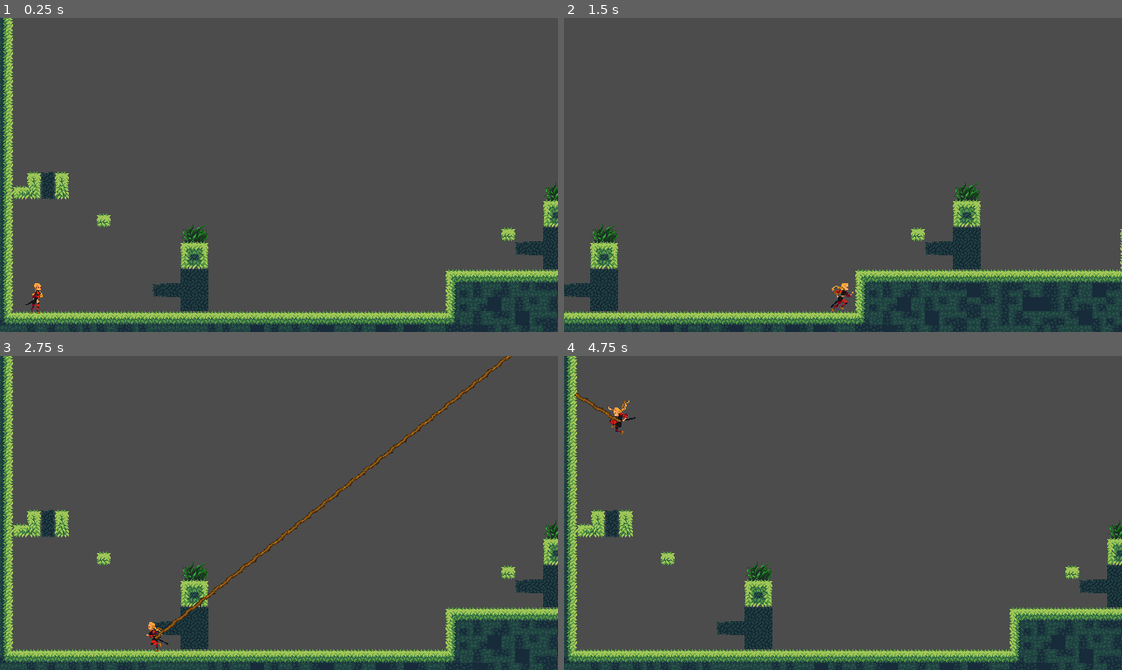
Above: before the commit, frames 1-4 (two rows, left to right).
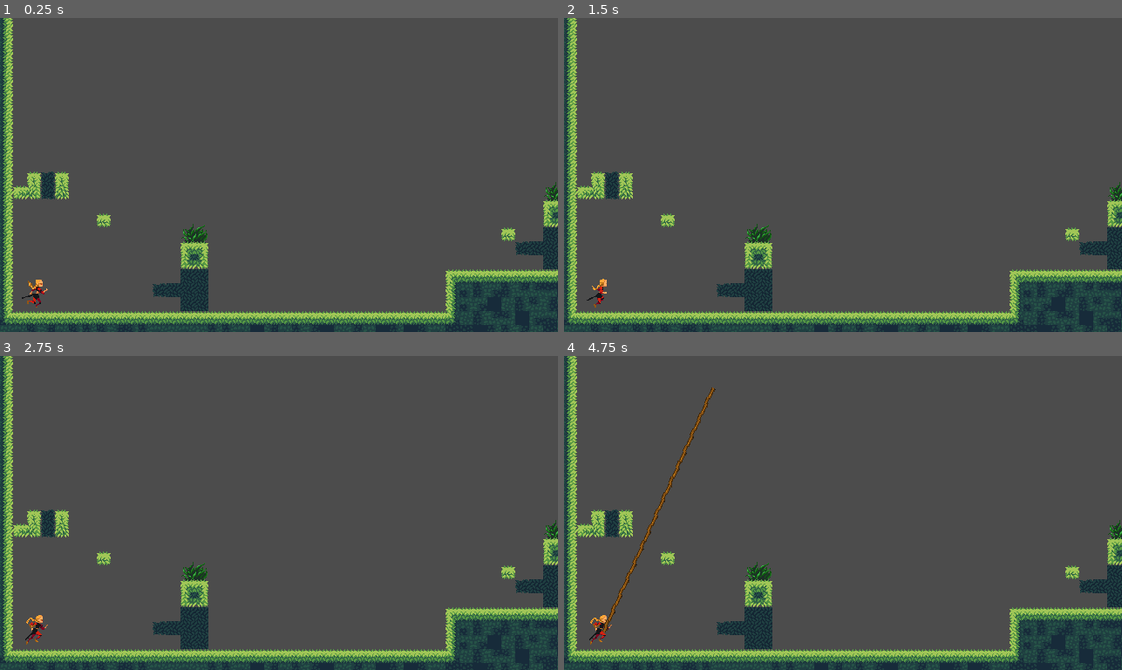
Above: after the commit, the same moments.

Repository: doofmars/root-girl
Game: Godot game, scene res://src/level/Basketball.tscn
The game is run twice, just before and just after one commit, with the same random seed, the same clock (stepped at 60 frames per second) and the same inputs. This scene is started directly instead of the project's main scene. Sound files missing from this copy of the repository are replaced by a short silence.
Inputs (mouse positions are in pixels of both pictures, inside the frame that each line leads up to):
- Up to frame 1 (0.25 s): no input
- Up to frame 2 (1.5 s): tap Enter (ui_accept) at 0.5, 0.77 s; move the mouse to (965, 159) at 0.52 s; press the mouse at (965, 159) at 0.53 s; hold Right (move_right) from 0.53 s (still down); move the mouse to (731, 190) at 1.27 s; release the mouse at (731, 190) at 1.28 s; click (731, 190) at 1.35 s
- Up to frame 3 (2.75 s): tap Enter (ui_accept) at 1.52 s; move the mouse to (334, 443) at 2.02 s; release Right (move_right) at 2.03 s; press the mouse at (334, 443) at 2.03 s; hold Left (move_left) from 2.03 s (still down)
- Up to frame 4 (4.75 s): move the mouse to (815, 575) at 2.77 s; release Left (move_left) at 2.78 s; release the mouse at (815, 575) at 2.78 s; hold Right (move_right) 2.78-4.28 s; click (815, 575) at 2.85 s; tap Enter (ui_accept) at 3.02, 3.77, 4.52 s; move the mouse to (1010, 560) at 3.52 s; press the mouse at (1010, 560) at 3.53 s; move the mouse to (675, 465) at 4.27 s; release the mouse at (675, 465) at 4.28 s; hold Left (move_left) from 4.28 s (still down); click (675, 465) at 4.35 s

The runs differ from the first frame. In frame 1, 0.2% of the frame differs, in the area x 3-9%, y 83-95%; in frame 2, 15%, in the area x 0-100%, y 0-100%; in frame 3, 1.2%; in frame 4, 1.0%.
Error after the commit: Invalid set index 'update_position' (on base: 'null instance') with value of type 'bool'. (res://src/character/Girl.gd:29)

Commit message:
Add root swinging through physics engine (no control)

Diff:
--- a/project.godot
+++ b/project.godot
@@ -13,9 +13,15 @@
 "class": "Girl",
 "language": "GDScript",
 "path": "res://src/character/Girl.gd"
+}, {
+"base": "RigidBody2D",
+"class": "RootHandle",
+"language": "GDScript",
+"path": "res://src/character/RootHandle.gd"
 } ]
 _global_script_class_icons={
-"Girl": ""
+"Girl": "",
+"RootHandle": ""
 }
 
 [application]
--- a/src/character/Girl.gd
+++ b/src/character/Girl.gd
@@ -13,14 +13,21 @@
 var facingRight = true
 
 var attached_to_swing = false
-var swing_target := Vector2(0,0)
 
 onready var gravity = ProjectSettings.get_setting("physics/2d/default_gravity")
+onready var root_handle: RootHandle = get_tree().root.find_node("RootHandle", true, false)
+onready var root_anchor: StaticBody2D = get_tree().root.find_node("RootAnchor", true, false)
+onready var root_joint: PinJoint2D = get_tree().root.find_node("RootJoint", true, false)
 
 func _ready():
 	set_meta('type', 'girl')
 
 func _physics_process(delta):
+	if attached_to_swing and Input.is_action_just_pressed("move_up"):
+		velocity.y = -JUMP_SPEED
+		get_node("RootSwing").detach_root()
+	root_handle.update_position = not attached_to_swing
+	root_handle.desired_position = global_position
 	if attached_to_swing:
 		swing_movement(delta)
 	else:
@@ -53,13 +60,7 @@
 	update_character_after_movement()
 
 func swing_movement(delta):
-	if Input.get_action_strength("move_right") > 0:
-		velocity += (swing_target - global_position).normalized().rotated(PI/4) * SWING_FORCE;
-	if Input.get_action_strength("move_left") > 0:
-		velocity += (swing_target - global_position).normalized().rotated(-PI/4) * SWING_FORCE;
-
-	velocity.x = clamp(velocity.x, -MAX_SWING_SPEED, MAX_SWING_SPEED)
-	velocity.y = clamp(velocity.y, -MAX_SWING_SPEED, MAX_SWING_SPEED)
+	velocity = root_handle.linear_velocity
 	velocity = move_and_slide(velocity)
 
 	update_character_after_movement()
@@ -89,9 +90,12 @@
 			break
 
 func _on_RootSwing_detach():
+	root_joint.node_b = root_anchor.get_path()
 	attached_to_swing = false
 
 
 func _on_RootSwing_attach(root_target:Vector2, _root_length:float):
+	root_anchor.global_position = root_target
+	root_joint.global_position = root_target
+	root_joint.node_b = root_handle.get_path()
 	attached_to_swing = true
-	swing_target = root_target
--- /dev/null
+++ b/src/character/RootAnchor.tscn
@@ -0,0 +1,15 @@
+[gd_scene load_steps=3 format=2]
+
+[ext_resource path="res://assets/Anchor.png" type="Texture" id=1]
+
+[sub_resource type="RectangleShape2D" id=1]
+
+[node name="StaticBody2D" type="StaticBody2D"]
+collision_layer = 0
+collision_mask = 0
+
+[node name="CollisionShape2D" type="CollisionShape2D" parent="."]
+shape = SubResource( 1 )
+
+[node name="Sprite" type="Sprite" parent="."]
+texture = ExtResource( 1 )
--- /dev/null
+++ b/src/character/RootHandle.gd
@@ -0,0 +1,11 @@
+class_name RootHandle
+extends RigidBody2D
+
+export var desired_position: Vector2 = Vector2.ZERO
+export var update_position = true
+
+func _integrate_forces(state):
+	if (update_position):
+		var newTransform = Transform2D(0, desired_position)
+		state.linear_velocity = Vector2.ZERO
+		state.transform = newTransform
--- /dev/null
+++ b/src/character/RootHandle.tscn
@@ -0,0 +1,18 @@
+[gd_scene load_steps=4 format=2]
+
+[ext_resource path="res://assets/Anchor.png" type="Texture" id=1]
+[ext_resource path="res://src/character/RootHandle.gd" type="Script" id=2]
+
+[sub_resource type="CircleShape2D" id=1]
+
+[node name="RootHandle" type="RigidBody2D"]
+collision_layer = 0
+collision_mask = 0
+gravity_scale = 4.0
+script = ExtResource( 2 )
+
+[node name="CollisionShape2D" type="CollisionShape2D" parent="."]
+shape = SubResource( 1 )
+
+[node name="Sprite" type="Sprite" parent="."]
+texture = ExtResource( 1 )
--- a/src/game.tscn
+++ b/src/game.tscn
@@ -8,6 +8,7 @@
 [ext_resource path="res://assets/Sound/MUSIC_SouthAmericanJungle_Udu_110BPM_Loop.wav" type="AudioStream" id=6]
 [ext_resource path="res://assets/Sound/STGR_Success_Funky.wav" type="AudioStream" id=7]
 [ext_resource path="res://assets/Sound/SFX_Vox_Female_Laugh.wav" type="AudioStream" id=8]
+[ext_resource path="res://src/objects/TheRoot.tscn" type="PackedScene" id=9]
 
 [sub_resource type="GDScript" id=1]
 script/source = "extends CanvasLayer
@@ -52,6 +53,8 @@
 stream = ExtResource( 7 )
 volume_db = -5.0
 
+[node name="TheRoot" parent="." instance=ExtResource( 9 )]
+
 [connection signal="death_count" from="." to="ScoreHUD" method="_on_receive_death_count"]
 [connection signal="game_time" from="." to="ScoreHUD" method="_on_receive_game_time"]
 [connection signal="show_menu" from="." to="Menu" method="_on_Game_show_menu"]
--- /dev/null
+++ b/src/objects/TheRoot.tscn
@@ -0,0 +1,16 @@
+[gd_scene load_steps=4 format=2]
+
+[ext_resource path="res://src/character/RootAnchor.tscn" type="PackedScene" id=1]
+[ext_resource path="res://src/character/RootHandle.tscn" type="PackedScene" id=2]
+[ext_resource path="res://src/objects/TheRoot.gd" type="Script" id=3]
+
+[node name="TheRoot" type="Node"]
+script = ExtResource( 3 )
+
+[node name="RootHandle" parent="." instance=ExtResource( 2 )]
+
+[node name="RootAnchor" parent="." instance=ExtResource( 1 )]
+
+[node name="RootJoint" type="PinJoint2D" parent="."]
+node_a = NodePath("../RootAnchor")
+node_b = NodePath("../RootAnchor")
Not shown: 1 places in src/game.tscn that only renumber resources
